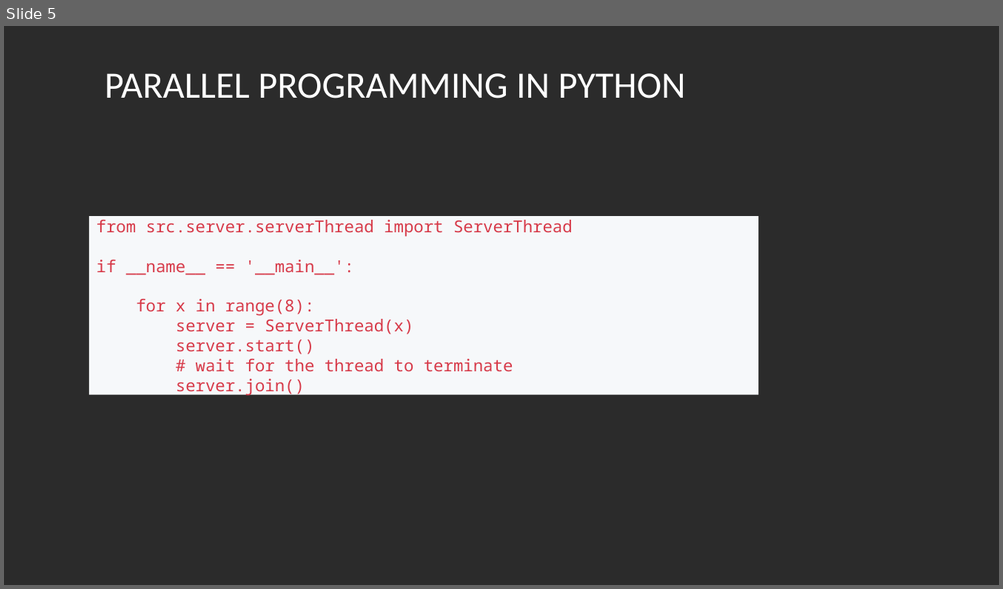
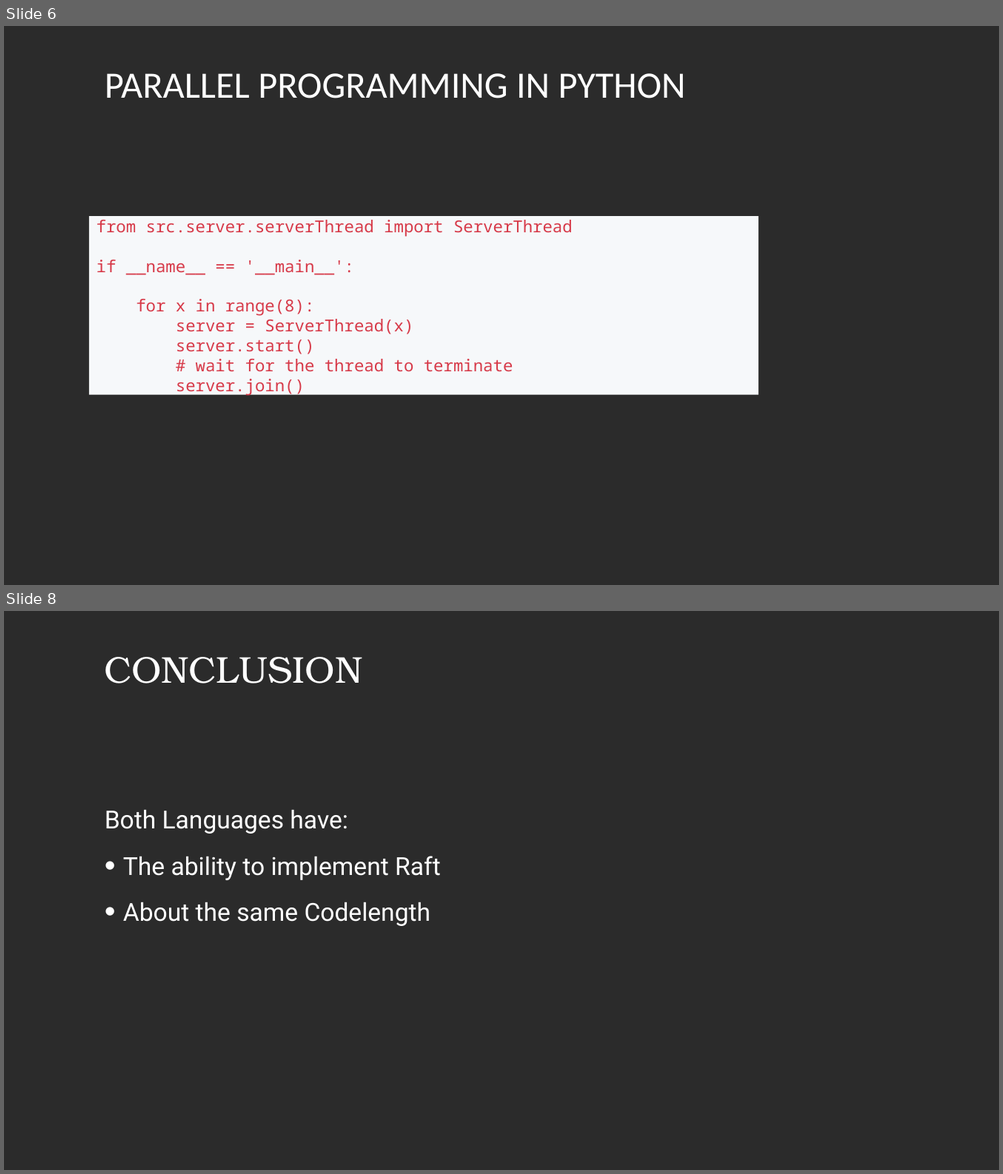
Before and after one commit to LukasKiederle/seminar-compare-go, a slide deck: Comparing Raft algorithm in go and Python.pptx. Shown one above the other, each under a label of ours: slide 5 before the commit, slides 6 and 8 after it; the slides between them are not shown. The pictures are 1003x589 and 1003x1174 pixels, drawn with LibreOffice and Linux fonts; fonts in the diff are those of the drawing; background and template pictures are left out; a plain dark background stands for a picture behind light text. Boxes give left, top, right and bottom in pixels: in the first picture for what was removed or moved away, otherwise in the second. Text is boxed around its words. In the diff, an @@ line names an element or a change of style, - is before the commit and + after.

```diff
--- a/Comparing Raft algorithm in go and Python.pptx
+++ b/Comparing Raft algorithm in go and Python.pptx
@@ slide 8 added at [4, 611, 999, 1170], background picture (left out) @@
@@ text added at [105, 657, 363, 684], 36 pt, text #FFFFFF @@
+CONCLUSION
@@ text added at [105, 809, 441, 926], 24 pt, text #FFFFFF @@
+Both Languages have:
+• The ability to implement Raft
+• About the same Codelength
@@ what was slide 5 is now slide 6 @@
```
Also in this commit, not shown: 4 slides changed, 2 other slides added, 1 other file.
